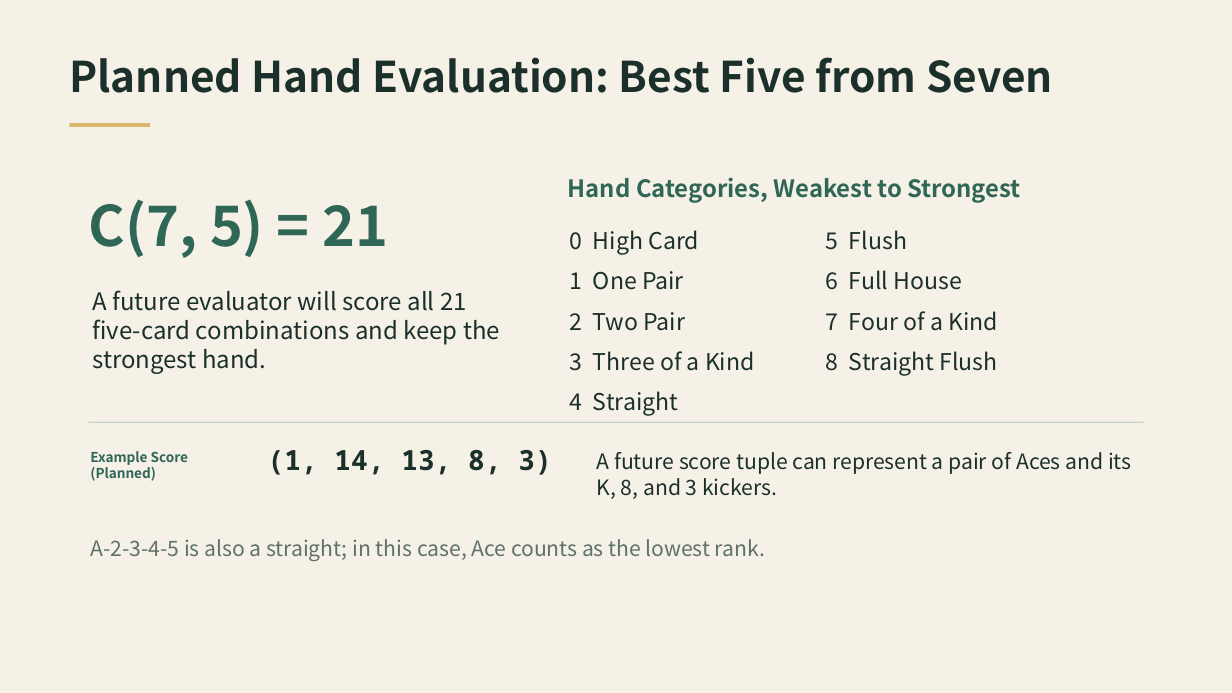
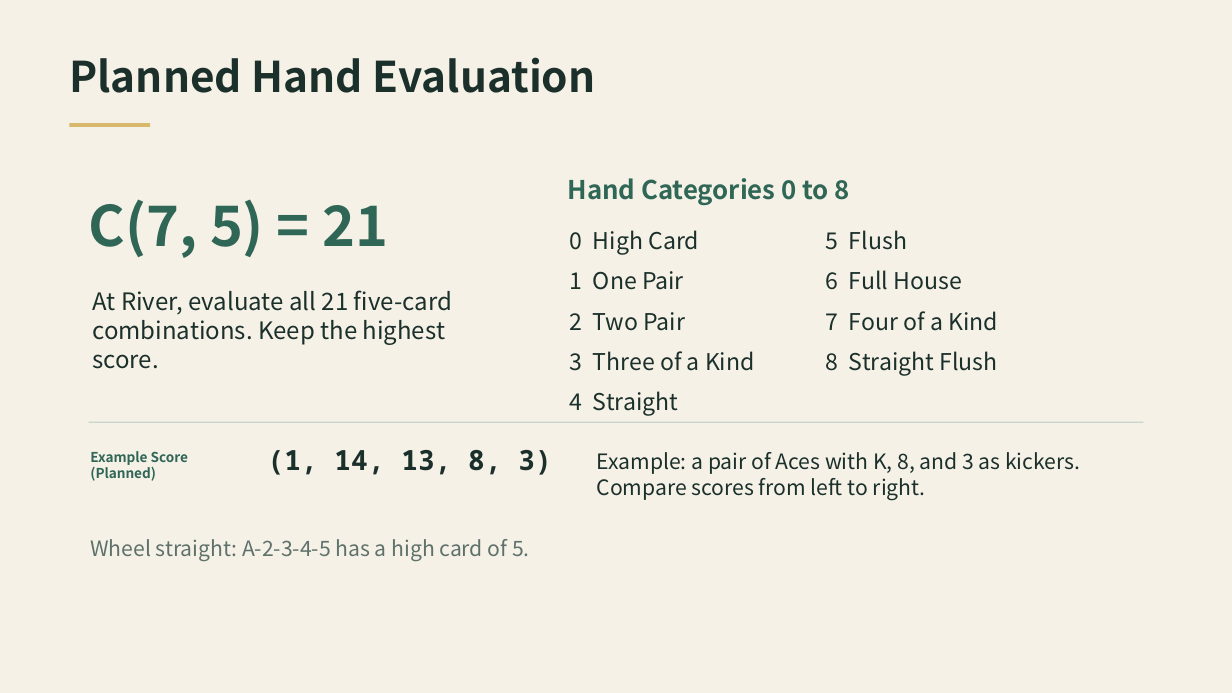
Before and after one commit to heyiweiheyi/computer-group-Texas-Hold-em, a slide deck: slide 6 of midterm_report/texas_holdem_midterm_report.pptx (slide 4 before the commit). Drawn at 1232x693 pixels with LibreOffice and Linux fonts; fonts in the diff are those of the drawing. Boxes give left, top, right and bottom in pixels: in the first picture for what was removed or moved away, otherwise in the second. Text is boxed around its words. In the diff, an @@ line names an element or a change of style, - is before the commit and + after.

```diff
--- a/midterm_report/texas_holdem_midterm_report.pptx
+++ b/midterm_report/texas_holdem_midterm_report.pptx
@@ text at (69,57,596,93): text changed @@
-Planned Hand Evaluation: Best Five from Seven
+Planned Hand Evaluation
@@ text at (568,178,850,205): text changed; size 18.6 to 20.1 pt @@
-Hand Categories, Weakest to Strongest
+Hand Categories 0 to 8
@@ text at (92,290,452,369): text changed @@
-A future evaluator will score all 21 five-card combinations and keep the strongest hand.
+At River, evaluate all 21 five-card combinations. Keep the highest score.
@@ text at (597,452,1080,501): text changed @@
-A future score tuple can represent a pair of Aces and its K, 8, and 3 kickers.
+Example: a pair of Aces with K, 8, and 3 as kickers. Compare scores from left to right.
@@ text at (90,539,530,561): text changed @@
-A-2-3-4-5 is also a straight; in this case, Ace counts as the lowest rank.
+Wheel straight: A-2-3-4-5 has a high card of 5.
```
Also in this commit, not shown: 7 other slides changed.
